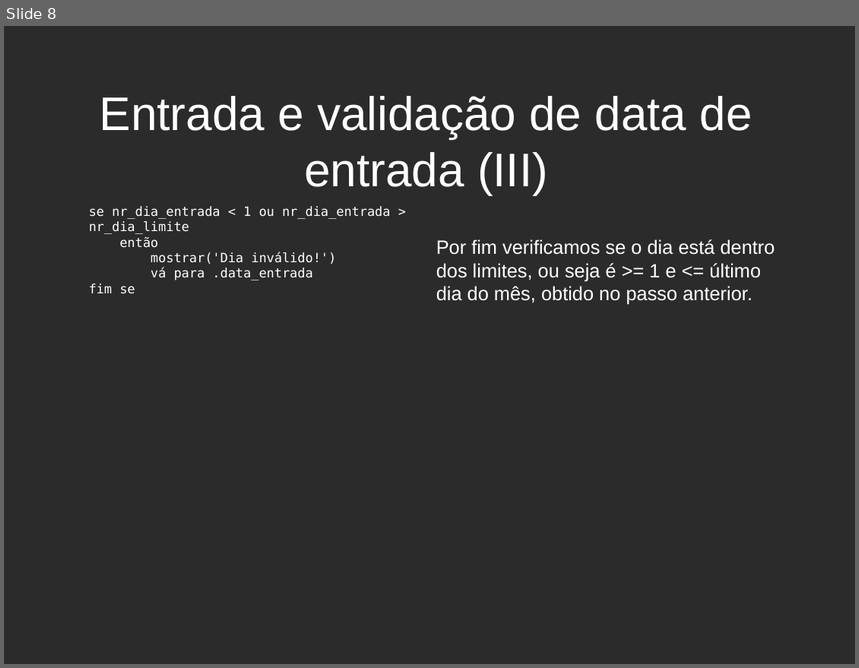
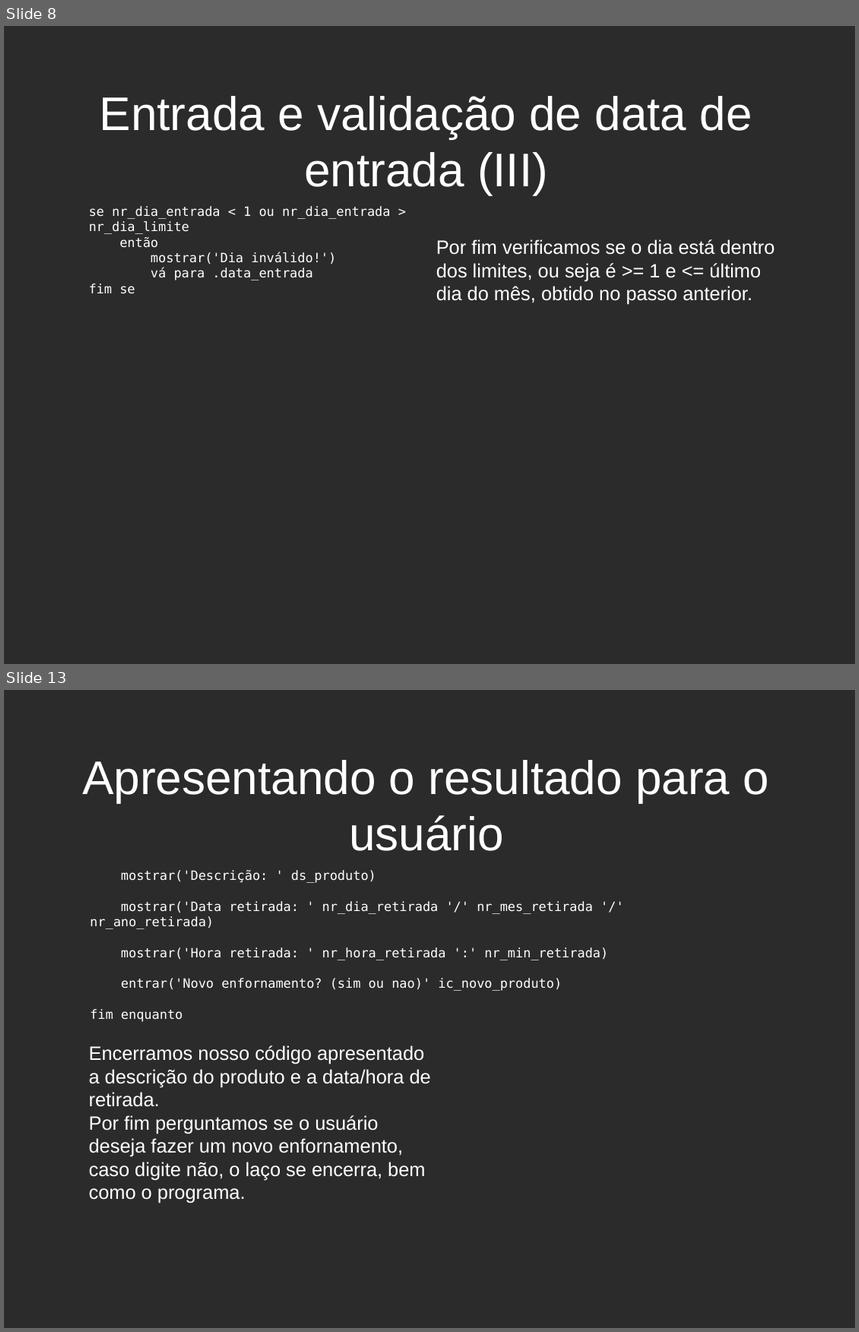
Before and after one commit to joaodubas/cursoUnip, a slide deck: docs/periodo_01/logica/programa_figueiredo.odp. Shown one above the other, each under a label of ours: slide 8 before the commit, slides 8 and 13 after it; the slides between them are not shown. The pictures are 859x668 and 859x1332 pixels, drawn with LibreOffice and Linux fonts; fonts in the diff are those of the drawing; background and template pictures are left out; a plain dark background stands for a picture behind light text. Boxes give left, top, right and bottom in pixels: in the first picture for what was removed or moved away, otherwise in the second. Text is boxed around its words. In the diff, an @@ line names an element or a change of style, - is before the commit and + after.

Commit message:
Finalizada explicação do programa de logica

```diff
--- a/docs/periodo_01/logica/programa_figueiredo.odp
+++ b/docs/periodo_01/logica/programa_figueiredo.odp
@@ slide 13 added at bbox=[4, 690, 855, 1328], background picture (left out) @@
@@ title added at bbox=[82, 760, 770, 851], 44 pt, text #FFFFFF @@
+Apresentando o resultado para o usuário
@@ text added at bbox=[90, 870, 608, 1022], 12 pt, text #FFFFFF @@
+mostrar('Descrição: ' ds_produto)
+mostrar('Data retirada: ' nr_dia_retirada '/' nr_mes_retirada '/' nr_ano_retirada)
+mostrar('Hora retirada: ' nr_hora_retirada ':' nr_min_retirada)
+entrar('Novo enfornamento? (sim ou nao)' ic_novo_produto)
+fim enquanto
@@ text added at bbox=[89, 1046, 431, 1204], 18 pt, text #FFFFFF @@
+Encerramos nosso código apresentado a descrição do produto e a data/hora de retirada.
+Por fim perguntamos se o usuário deseja fazer um novo enfornamento, caso digite não, o laço se encerra, bem como o programa.
```
Also in this commit, not shown: 5 other slides added.
